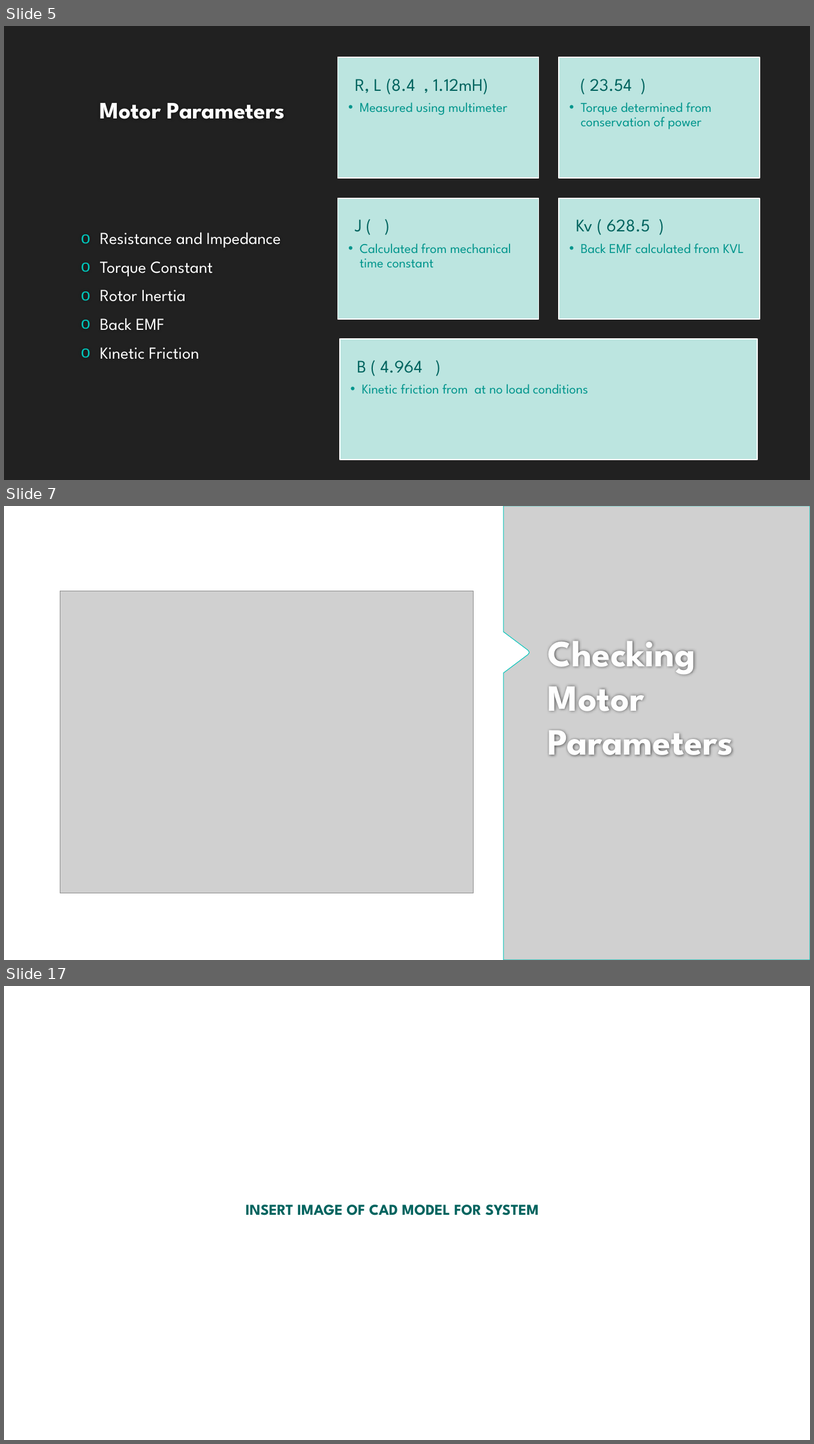
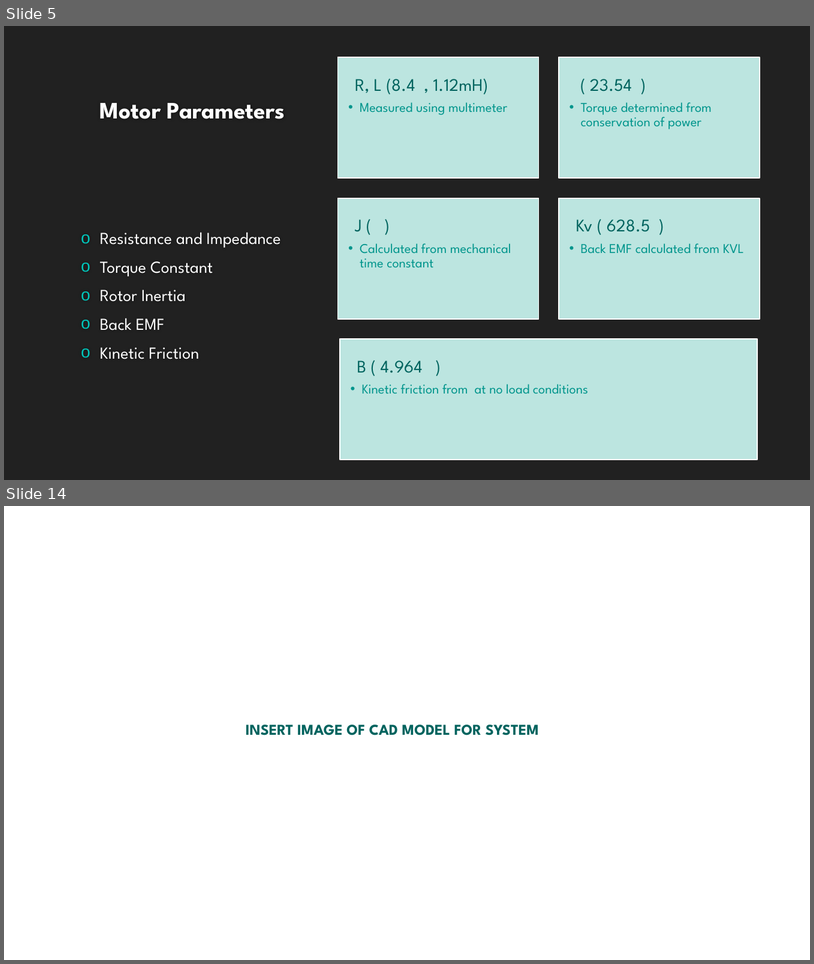
Before and after one commit to lcall3/Controller, a slide deck: doc/report/demo2.pptx. Shown one above the other, each under a label of ours: slides 5, 7 and 17 before the commit, slides 5 and 14 after it; the slides between them are not shown. The pictures are 814x1444 and 814x964 pixels, drawn with LibreOffice and Linux fonts; fonts in the diff are those of the drawing; grey boxes stand for pictures; background and template pictures are left out. Boxes give left, top, right and bottom in pixels: in the first picture for what was removed or moved away, otherwise in the second. Text is boxed around its words. In the diff, an @@ line names an element or a change of style, - is before the commit and + after.

```diff
--- a/doc/report/demo2.pptx
+++ b/doc/report/demo2.pptx
@@ slide 7 removed at box(4, 506, 810, 960), background #FFFFFF @@
@@ picture removed at box(504, 506, 810, 960) @@
@@ picture removed at box(60, 591, 474, 892) @@
@@ title removed at box(548, 640, 734, 756) @@
-Checking Motor Parameters
@@ what was slide 17 is now slide 14 @@
```
Also in this commit, not shown: 7 slides changed, 4 slides added, 5 other slides removed, 5 other files.
